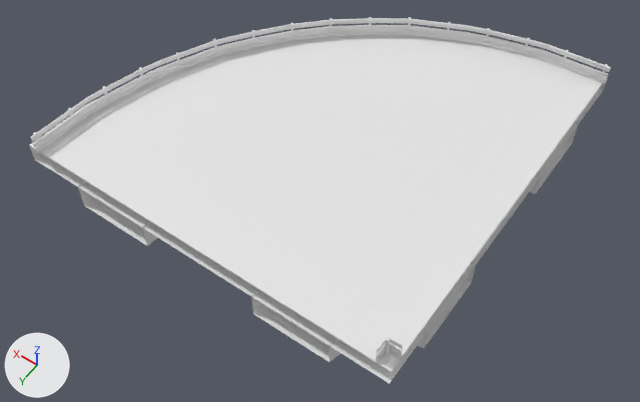
A saved change to the FBX model Gamen't/Assets/Warner/Road/FBX/RoadTurnSmall.fbx.
Rendered twice from a 50 mm camera at (-17.0, 24.5, 31.0) aimed at (-1.5, 2.8, -3.1). The lights are fixed; the arrows at lower left show +X, +Y and +Z. Where no turn or scale is listed for an object, it has been applied to the vertices.

In view in the first picture: 'RailingSmallTurnSmall', 'RoadSmallTurnSmall'.
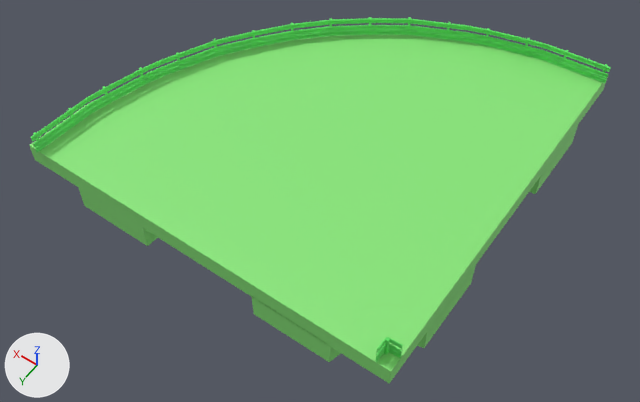
Edits to the bpy script that builds the scene:
```text
Change mat_railingturnsmall:
    mat_railingturnsmall.base_color: (0.8, 0.8, 0.8) -> (0.115, 0.8, 0.133)  # white #e7e7e7 -> green #5fe766
Change mat_roadturnsmall:
    mat_roadturnsmall.base_color: (0.8, 0.8, 0.8) -> (0.251, 0.8, 0.194)  # white #e7e7e7 -> green #89e77a
```

Where the change shows, as pixel boxes (x1, y1, x2, y2) in the pictures (640 x 402 px):
'RoadSmallTurnSmall', recoloured (white to green)
    both: (29, 35, 608, 384)
'RailingSmallTurnSmall', recoloured (white to green)
    both: (31, 17, 611, 362)
